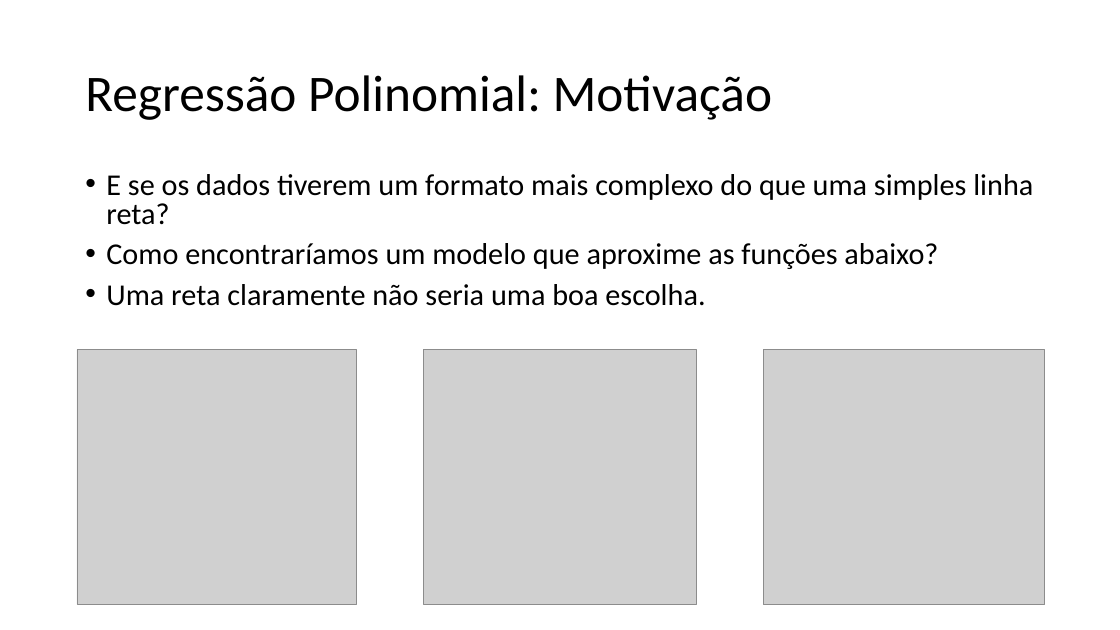
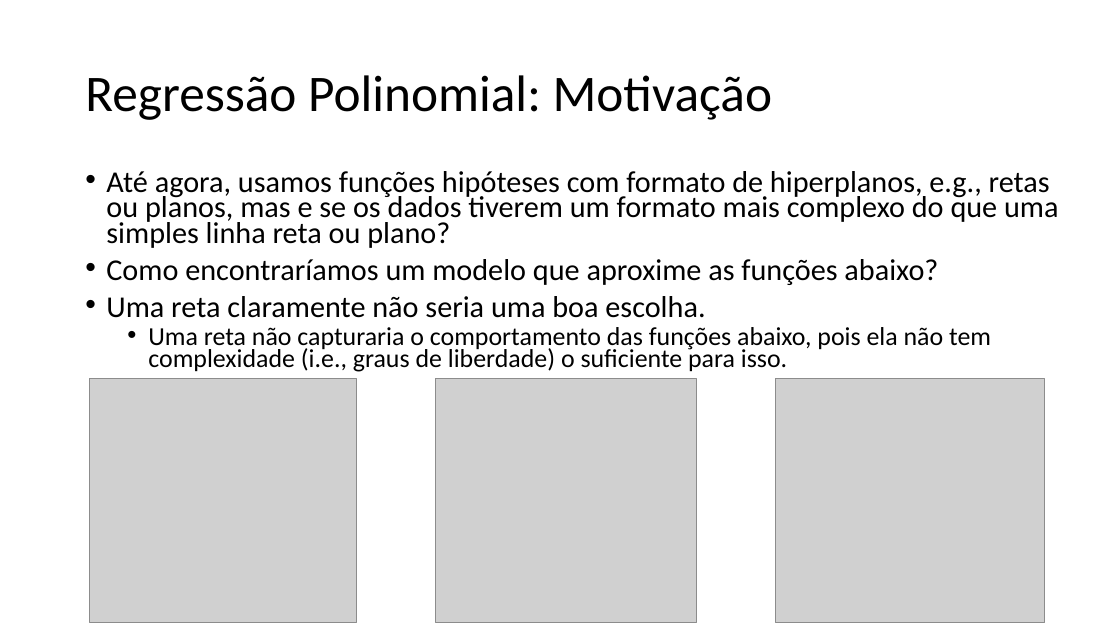
Before and after one commit to zz4fap/t319_aprendizado_de_maquina, a slide deck: slide 6 of slides/T319_Regressão_Linear (Parte IV).pptx. Drawn at 1120x630 pixels with LibreOffice and Linux fonts; fonts in the diff are those of the drawing; grey boxes stand for pictures. Boxes give left, top, right and bottom in pixels: in the first picture for what was removed or moved away, otherwise in the second. Text is boxed around its words. In the diff, an @@ line names an element or a change of style, - is before the commit and + after.

```diff
--- a/slides/T319_Regressão_Linear (Parte IV).pptx
+++ b/slides/T319_Regressão_Linear (Parte IV).pptx
@@ text at <box>106,171,1058,248</box>: text changed @@
-• E se os dados tiverem um formato mais complexo do que uma simples linha reta?
+• Até agora, usamos funções hipóteses com formato de hiperplanos, e.g., retas ou planos, mas e se os dados tiverem um formato mais complexo do que uma simples linha reta ou plano?
@@ text at <box>106,259,938,318</box>: line spacing 0.8 to 0.7 @@
@@ text at <box>148,327,991,372</box>: paragraph added @@
+  • Uma reta não capturaria o comportamento das funções abaixo, pois ela não tem complexidade (i.e., graus de liberdade) o suficiente para isso.
@@ picture: place and size @@
-picture at <box>77,350,357,604</box>
+picture at <box>89,379,356,623</box>
@@ picture: place and size @@
-picture at <box>423,350,697,604</box>
+picture at <box>436,379,697,623</box>
@@ picture: place and size @@
-picture at <box>764,350,1045,605</box>
+picture at <box>776,379,1044,623</box>
```
Also in this commit, not shown: 3 other slides changed, 11 other files.
